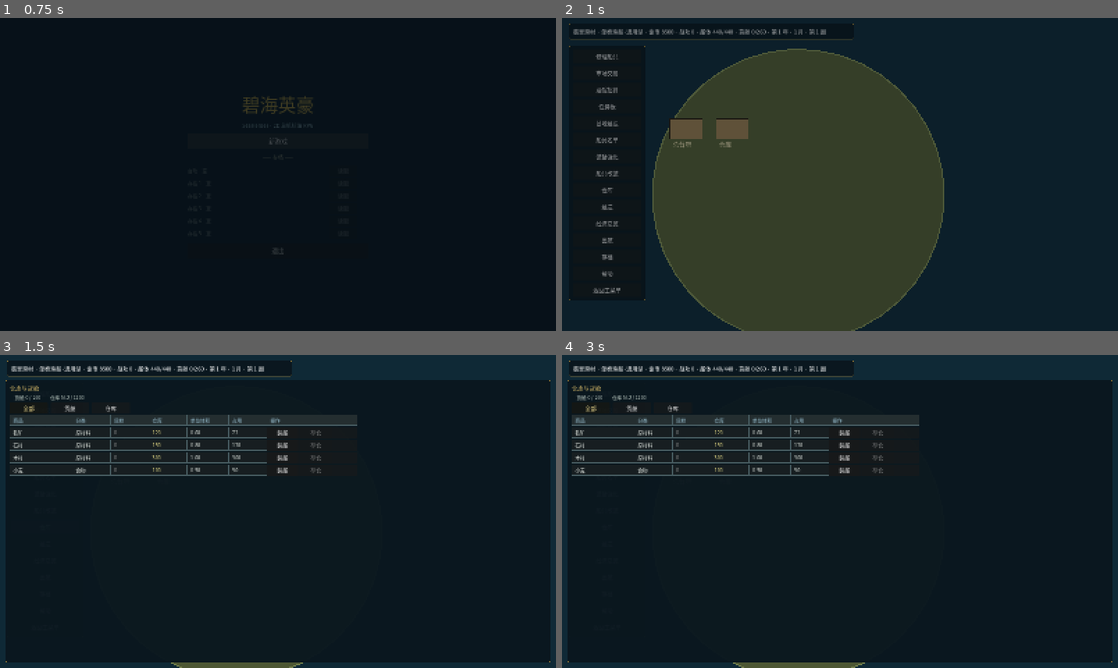
Above: before the commit, frames 1-4 (two rows, left to right).
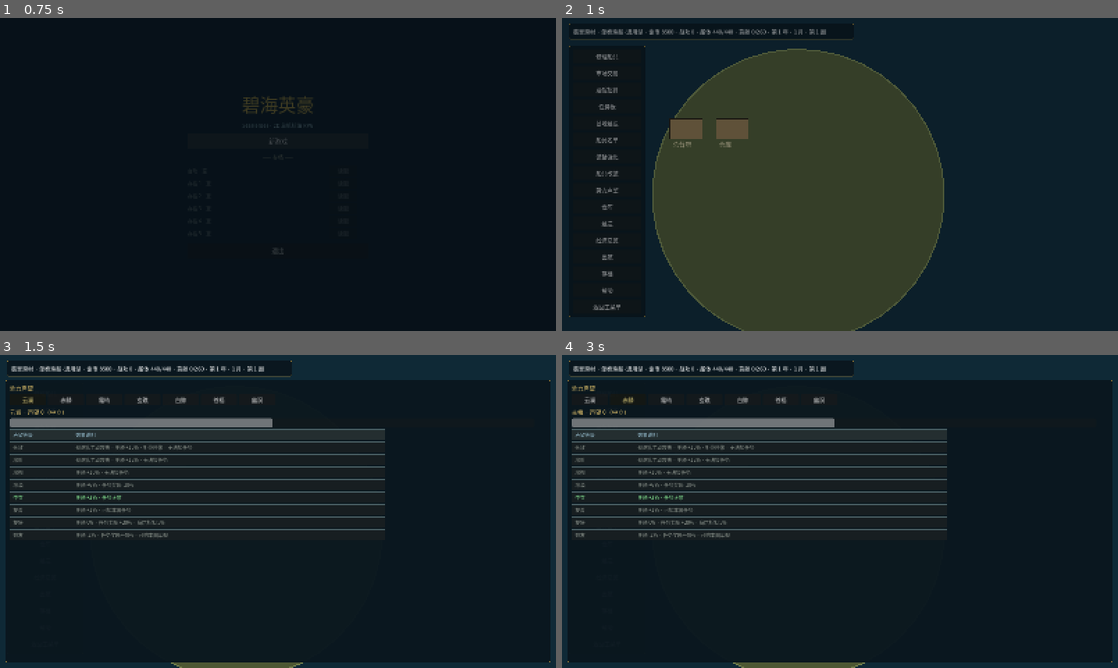
Above: after the commit, the same moments.

Repository: lucifermbbgh/OceanHero
Game: Godot game, scene res://scenes/main.tscn
The game is run twice, just before and just after one commit, with the same random seed, the same clock (stepped at 60 frames per second) and the same inputs.
Inputs (mouse positions are in pixels of both pictures, inside the frame that each line leads up to):
- Up to frame 1 (0.75 s): click "新游戏" at 0.5 s
- Up to frame 2 (1 s): no input
- Up to frame 3 (1.5 s): click (44, 527) at 1.25 s, where only the run after the commit has a clickable "势力声望"
- Up to frame 4 (3 s): click (589, 398) at 2 s, where only the run after the commit has a clickable "云澜"; click (628, 398) at 2.75 s, where only the run after the commit has a clickable "赤鳞"

Frame 1 is identical in both runs. In frame 2, 0.3% of the frame differs, in the area x 1-15%, y 54-96%; in frame 3, 7.8%; in frame 4, 7.8%, in the area x 1-70%, y 9-59%.

Commit message:
feat(1.3.6): 势力声望重做（七大势力 -100~100 + 面板）
- 势力：云澜/赤鳞/霜屿/玄礁/白鲸/苍梧/幽溟（海盗独立，与六国全敌对）
- 声望范围 -100~100，初始 0，按船只等级 1~10 扣减
- 八档（每 25 点）：死敌~盟友，附关税/任务/商店效果
- 新增「势力声望」面板：7 页签、声望条、双列效果表，当前档绿色加粗
- 旧三阵营声望标记作废（代码清理转 1.3.7）
- 版本号 1.3.6；单元 66 + 集成 832 全绿

Diff:
--- a/project.godot
+++ b/project.godot
@@ -15,7 +15,7 @@
 run/main_scene="res://scenes/main.tscn"
 config/features=PackedStringArray("4.7", "GL Compatibility")
 config/icon="res://icon.svg"
-config/version="1.3.5"
+config/version="1.3.6"
 [autoload]
 
 EventBus="*res://scripts/core/event_bus.gd"
--- a/scripts/base/base_scene.gd
+++ b/scripts/base/base_scene.gd
@@ -145,6 +145,7 @@
 	_action_button(vb, "船员名单", _toggle_crew_panel)
 	_action_button(vb, "装备强化", _toggle_gear)
 	_action_button(vb, "船只改装", _toggle_mod)
+	_action_button(vb, "势力声望", _toggle_factions)
 	_action_button(vb, "仓库", _toggle_store)
 	if GameState.is_home_visit():
 		_action_button(vb, "建造", _toggle_construct)
@@ -326,6 +327,22 @@
 	invest_list.add_theme_constant_override("separation", 6)
 	invest_list.custom_minimum_size = Vector2(1510, 0)
 	invscroll.add_child(invest_list)
+
+	# 势力声望面板
+	fac_root = PanelContainer.new()
+	fac_root.position = Vector2(16, 72)
+	fac_root.custom_minimum_size = Vector2(1568, 812)
+	fac_root.add_theme_stylebox_override("panel", _panel_style())
+	fac_root.visible = false
+	root.add_child(fac_root)
+	var facscroll := ScrollContainer.new()
+	facscroll.custom_minimum_size = Vector2(1530, 780)
+	facscroll.horizontal_scroll_mode = ScrollContainer.SCROLL_MODE_DISABLED
+	fac_root.add_child(facscroll)
+	fac_list = VBoxContainer.new()
+	fac_list.add_theme_constant_override("separation", 6)
+	fac_list.custom_minimum_size = Vector2(1510, 0)
+	facscroll.add_child(fac_list)
 
 	# 仓库面板
 	store_root = PanelContainer.new()
@@ -2210,6 +2227,67 @@
 	if bool(r.get("ok", false)):
 		_rebuild_invest()
 		_refresh()
+
+# ---------------- 势力声望面板（1.3.6） ----------------
+
+var fac_root: PanelContainer = null
+var fac_list: VBoxContainer = null
+var fac_current: String = "yunlan"
+
+func _toggle_factions() -> void:
+	if fac_root.visible:
+		fac_root.visible = false
+		return
+	_rebuild_factions()
+	fac_root.visible = true
+
+func _rebuild_factions() -> void:
+	for c in fac_list.get_children():
+		fac_list.remove_child(c)
+		c.queue_free()
+	_yard_title_to(fac_list, "势力声望")
+	var tabs := HBoxContainer.new()
+	tabs.add_theme_constant_override("separation", 6)
+	fac_list.add_child(tabs)
+	for fid in GameState.FACTIONS_V2:
+		var tb := Button.new()
+		tb.text = String(GameState.FACTION_V2_NAMES.get(fid, fid))
+		tb.custom_minimum_size = Vector2(104, 32)
+		tb.modulate = Color(1.0, 0.92, 0.55) if fid == fac_current else Color(1, 1, 1)
+		var fv := String(fid)
+		tb.pressed.connect(func(): fac_current = fv; _rebuild_factions())
+		tabs.add_child(tb)
+	var v := GameState.faction_rep_of(fac_current)
+	_yard_title_to(fac_list, "%s · 声望 %d（%s）" % [
+		String(GameState.FACTION_V2_NAMES.get(fac_current, fac_current)),
+		v, GameState.faction_tier_name(fac_current)])
+	var bar := ProgressBar.new()
+	bar.min_value = -100
+	bar.max_value = 100
+	bar.value = v
+	bar.custom_minimum_size = Vector2(720, 26)
+	bar.show_percentage = false
+	fac_list.add_child(bar)
+	var head := HBoxContainer.new()
+	head.add_theme_constant_override("separation", 0)
+	fac_list.add_child(head)
+	head.add_child(_cell_box("声望等级", 180, Color(0.62, 0.78, 0.85), true))
+	head.add_child(_cell_box("效果说明", 900, Color(0.62, 0.78, 0.85), true))
+	var active_idx := GameState.faction_tier_index(fac_current)
+	for i in range(GameState.FACTION_TIER_EFFECTS.size()):
+		var row: Dictionary = GameState.FACTION_TIER_EFFECTS[i]
+		var rrow := HBoxContainer.new()
+		rrow.add_theme_constant_override("separation", 0)
+		fac_list.add_child(rrow)
+		var is_active := i == active_idx
+		var col := Color(0.55, 0.95, 0.6) if is_active else Color(0.55, 0.58, 0.55)
+		var nm_label := _cell_box(String(row["name"]), 180, col)
+		var ef_label := _cell_box(String(row["effect"]), 900, col)
+		if is_active:
+			nm_label.add_theme_font_size_override("font_size", 19)
+			ef_label.add_theme_font_size_override("font_size", 19)
+		rrow.add_child(nm_label)
+		rrow.add_child(ef_label)
 
 # ---------------- 仓库面板（1.2.1） ----------------
 
@@ -2456,7 +2534,7 @@
 const FULL_PANELS := ["market_root", "yard_root", "tavern_root", "build_root",
 	"quest_root", "overview_root", "finance_root", "bank_root", "black_root",
 	"save_root", "rep_root", "help_root", "victory_root", "construct_root", "goods_root",
-	"crew_root", "gear_root", "mod_root", "store_root", "invest_root"]
+	"crew_root", "gear_root", "mod_root", "store_root", "invest_root", "fac_root"]
 
 var close_btn: Button = null
 var construct_root: PanelContainer = null
--- a/scripts/core/game_state.gd
+++ b/scripts/core/game_state.gd
@@ -267,6 +267,109 @@
 func reset_donations() -> void:
 	for f in FACTIONS:
 		donated_week[f] = 0
+
+# ---------------- 势力声望（1.3.6 重做） ----------------
+
+## 七大势力：6 国 + 1 海盗
+const FACTIONS_V2 := ["yunlan", "chilin", "shuangyu", "xuanjiao", "baijing", "cangwu", "youming"]
+const FACTION_V2_NAMES := {
+	"yunlan": "云澜", "chilin": "赤鳞", "shuangyu": "霜屿",
+	"xuanjiao": "玄礁", "baijing": "白鲸", "cangwu": "苍梧",
+	"youming": "幽溟",
+}
+const FACTION_V2_COLORS := {
+	"yunlan": Color(0.35, 0.55, 0.85), "chilin": Color(0.85, 0.4, 0.35),
+	"shuangyu": Color(0.6, 0.8, 0.9), "xuanjiao": Color(0.55, 0.45, 0.65),
+	"baijing": Color(0.85, 0.85, 0.9), "cangwu": Color(0.45, 0.7, 0.5),
+	"youming": Color(0.45, 0.35, 0.5),
+}
+
+## 声望 -100 ~ 100，初始 0
+var faction_rep: Dictionary = {}
+
+func _init_faction_rep() -> void:
+	for f in FACTIONS_V2:
+		if not faction_rep.has(f):
+			faction_rep[f] = 0
+
+func faction_rep_of(fid: String) -> int:
+	_init_faction_rep()
+	return int(faction_rep.get(fid, 0))
+
+func add_faction_rep(fid: String, amount: int) -> void:
+	if not FACTIONS_V2.has(fid):
+		return
+	_init_faction_rep()
+	faction_rep[fid] = clampi(faction_rep_of(fid) + amount, -100, 100)
+
+## 每 25 点一档：-100~-76, -75~-51, -50~-26, -25~-1, 0~24, 25~49, 50~74, 75~100
+const FACTION_TIERS := [
+	{"min": -100, "max": -76, "name": "死敌"},
+	{"min": -75, "max": -51, "name": "敌对"},
+	{"min": -50, "max": -26, "name": "敌视"},
+	{"min": -25, "max": -1, "name": "冷漠"},
+	{"min": 0, "max": 24, "name": "中立"},
+	{"min": 25, "max": 49, "name": "友善"},
+	{"min": 50, "max": 74, "name": "友好"},
+	{"min": 75, "max": 100, "name": "盟友"},
+]
+
+func faction_tier_index(fid: String) -> int:
+	var v := faction_rep_of(fid)
+	for i in range(FACTION_TIERS.size()):
+		if v >= int(FACTION_TIERS[i]["min"]) and v <= int(FACTION_TIERS[i]["max"]):
+			return i
+	return 4
+
+func faction_tier_name(fid: String) -> String:
+	return String(FACTION_TIERS[faction_tier_index(fid)]["name"])
+
+## 击沉某势力舰船：按船只等级扣声望（1 级 = 1 点）
+func rep_for_sinking(fid: String, ship_level: int) -> void:
+	var lv := clampi(ship_level, 1, 10)
+	add_faction_rep(fid, -lv)
+	# 该势力的敌国获得一半声望
+	for other in FACTIONS_V2:
+		if other == fid:
+			continue
+		if nation_relation_between_v2(fid, other) == "hostile":
+			add_faction_rep(other, maxi(1, int(lv / 2)))
+
+## 势力关系（v2）：幽溟与所有六国敌对；六国之间沿用 1.3.3 表
+func nation_relation_between_v2(a: String, b: String) -> String:
+	if a == b or a == "" or b == "":
+		return "neutral"
+	if a == "youming" or b == "youming":
+		return "hostile"
+	return nation_relation_between(a, b)
+
+## 每档效果说明（面板逐行展示，当前档高亮）
+const FACTION_TIER_EFFECTS := [
+	{"name": "死敌", "effect": "巡逻队主动攻击 · 关税 +15% · 拒绝停靠 · 无法接任务"},
+	{"name": "敌对", "effect": "巡逻队主动攻击 · 关税 +12% · 无法接任务"},
+	{"name": "敌视", "effect": "关税 +10% · 无法接任务"},
+	{"name": "冷漠", "effect": "关税 +6% · 任务奖励 -20%"},
+	{"name": "中立", "effect": "关税 +3% · 任务正常"},
+	{"name": "友善", "effect": "关税 +1% · 可接本国任务"},
+	{"name": "友好", "effect": "关税 0% · 任务奖励 +20% · 商店折扣 5%"},
+	{"name": "盟友", "effect": "关税 -2% · 任务奖励 +40% · 可购本国军舰"},
+]
+
+## 势力声望对应的关税（叠加在基础关税上）
+func faction_tariff(fid: String) -> float:
+	var idx := faction_tier_index(fid)
+	var table := [0.15, 0.12, 0.10, 0.06, 0.03, 0.01, 0.0, -0.02]
+	return float(table[clampi(idx, 0, 7)])
+
+## 势力声望对应的任务奖励倍率
+func faction_quest_mult(fid: String) -> float:
+	var idx := faction_tier_index(fid)
+	var table := [0.0, 0.0, 0.0, 0.8, 1.0, 1.0, 1.2, 1.4]
+	return float(table[clampi(idx, 0, 7)])
+
+## 该势力是否允许玩家接任务
+func faction_accepts_quests(fid: String) -> bool:
+	return faction_tier_index(fid) >= 4
 
 # ---------------- 势力巡逻队（1.3.5） ----------------
 
@@ -597,6 +700,10 @@
 			_quest_finish(i)
 		else:
 			i += 1
+
+## 1.3.6：按船只等级结算势力声望（敌方/友方方向由调用方决定）
+func apply_ship_rep(fid: String, ship_level: int) -> void:
+	rep_for_sinking(fid, ship_level)
 
 func on_enemy_killed(kind: String, is_boss: bool, target_nation: String = "") -> void:
 	# 通缉度
@@ -2536,6 +2643,7 @@
 		"contraband": contraband.duplicate(),
 		"crew_xp": crew_xp.duplicate(),
 		"nation_rep": nation_rep.duplicate(),
+		"faction_rep": faction_rep.duplicate(),
 		"ship_mods": ship_mods.duplicate(),
 		"building_upgrades": building_upgrades.duplicate(true),
 		"gear_level": gear_level.duplicate(),
@@ -2664,6 +2772,11 @@
 			"left": int(bk.get("left", 12)), "itotal": int(bk.get("itotal", 0)),
 			"ipaid": int(bk.get("ipaid", 0)), "month": int(bk.get("month", 0)),
 		})
+	faction_rep.clear()
+	_init_faction_rep()
+	var frep: Dictionary = d.get("faction_rep", {})
+	for fk in frep.keys():
+		faction_rep[String(fk)] = int(frep[fk])
 	nation_rep.clear()
 	_init_nation_rep()
 	var nrep: Dictionary = d.get("nation_rep", {})
@@ -2847,6 +2960,8 @@
 	gold = START_GOLD
 	nation_rep.clear()
 	_init_nation_rep()
+	faction_rep.clear()
+	_init_faction_rep()
 	commendation = 0
 	level = 1
 	xp = 0
--- a/tests/integration/run.gd
+++ b/tests/integration/run.gd
@@ -27,6 +27,7 @@
 	await _test_exchange()
 	await _test_cross_port()
 	await _test_quest_board()
+	await _test_v136_faction_rep()
 	await _test_v135_patrols()
 	await _test_v134_license()
 	await _test_v133_relations()
@@ -659,6 +660,50 @@
 	for i in range(n):
 		await get_tree().physics_frame
 
+# ---------------- 1.3.6 势力声望面板 ----------------
+func _test_v136_faction_rep() -> void:
+	print("\n[1.3.6 势力声望]")
+	GameState.reset_new_game()
+	_ok(GameState.FACTIONS_V2.size() == 7, "七大势力", str(GameState.FACTIONS_V2.size()))
+	_ok(GameState.FACTION_V2_NAMES["yunlan"] == "云澜", "首个势力为云澜")
+	_ok(GameState.FACTION_V2_NAMES["youming"] == "幽溟", "末个势力为幽溟")
+	var all_zero := true
+	for f in GameState.FACTIONS_V2:
+		if GameState.faction_rep_of(f) != 0:
+			all_zero = false
+	_ok(all_zero, "初始声望均为 0")
+	_ok(GameState.faction_tier_name("yunlan") == "中立", "0 点为中立")
+	# 范围钳制
+	GameState.add_faction_rep("yunlan", 500)
+	_ok(GameState.faction_rep_of("yunlan") == 100, "上限 100", str(GameState.faction_rep_of("yunlan")))
+	GameState.add_faction_rep("yunlan", -500)
+	_ok(GameState.faction_rep_of("yunlan") == -100, "下限 -100")
+	# 分档
+	GameState.add_faction_rep("yunlan", 200)
+	_ok(GameState.faction_rep_of("yunlan") == 100, "回到 100")
+	_ok(GameState.faction_tier_name("yunlan") == "盟友", "100 为盟友")
+	GameState.faction_rep["yunlan"] = 30
+	_ok(GameState.faction_tier_name("yunlan") == "友善", "30 为友善")
+	GameState.faction_rep["yunlan"] = -60
+	_ok(GameState.faction_tier_name("yunlan") == "敌对", "-60 为敌对")
+	# 按船只等级扣声望：3 级船 = 3 点
+	GameState.reset_new_game()
+	GameState.rep_for_sinking("chilin", 3)
+	_ok(GameState.faction_rep_of("chilin") == -3, "击沉 3 级船扣 3 点",
+		str(GameState.faction_rep_of("chilin")))
+	GameState.reset_new_game()
+	GameState.rep_for_sinking("youming", 10)
+	_ok(GameState.faction_rep_of("youming") == -10, "击沉 10 级船扣 10 点")
+	# 关税与任务倍率
+	GameState.faction_rep["yunlan"] = 0
+	_ok(is_equal_approx(GameState.faction_tariff("yunlan"), 0.03), "中立关税 3%")
+	GameState.faction_rep["yunlan"] = 80
+	_ok(is_equal_approx(GameState.faction_tariff("yunlan"), -0.02), "盟友关税 -2%")
+	_ok(GameState.faction_accepts_quests("yunlan"), "盟友可接任务")
+	GameState.faction_rep["yunlan"] = -80
+	_ok(not GameState.faction_accepts_quests("yunlan"), "死敌不可接任务")
+	GameState.reset_new_game()
+
 # ---------------- 1.3.5 势力巡逻队 ----------------
 func _test_v135_patrols() -> void:
 	print("\n[1.3.5 巡逻队]")
Not shown, added: docs/版本文档/1.3.6-升级说明.md
